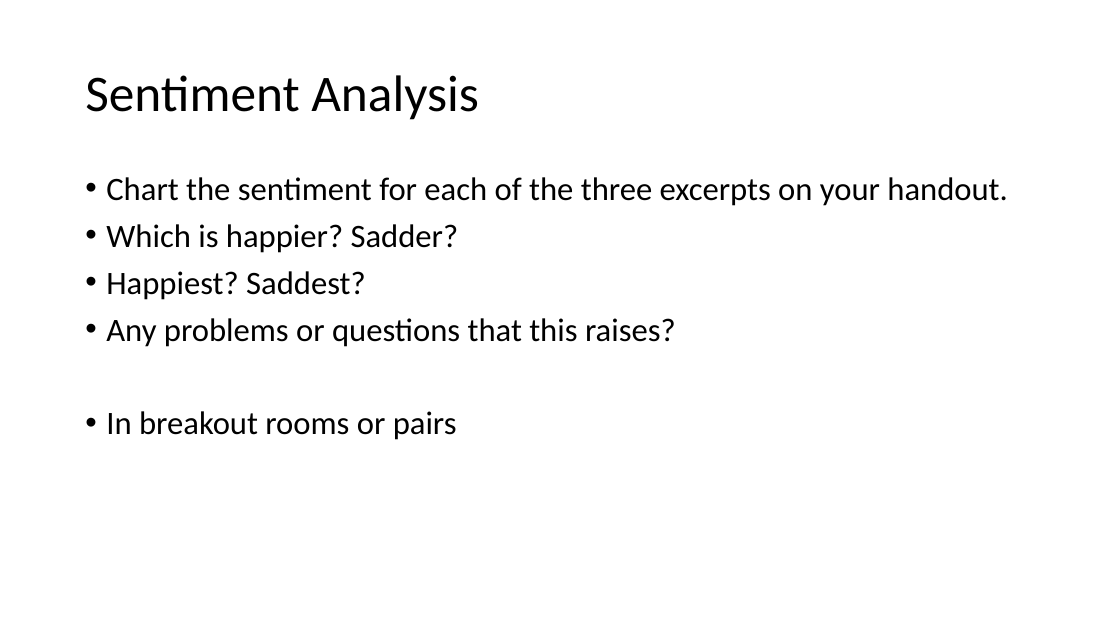
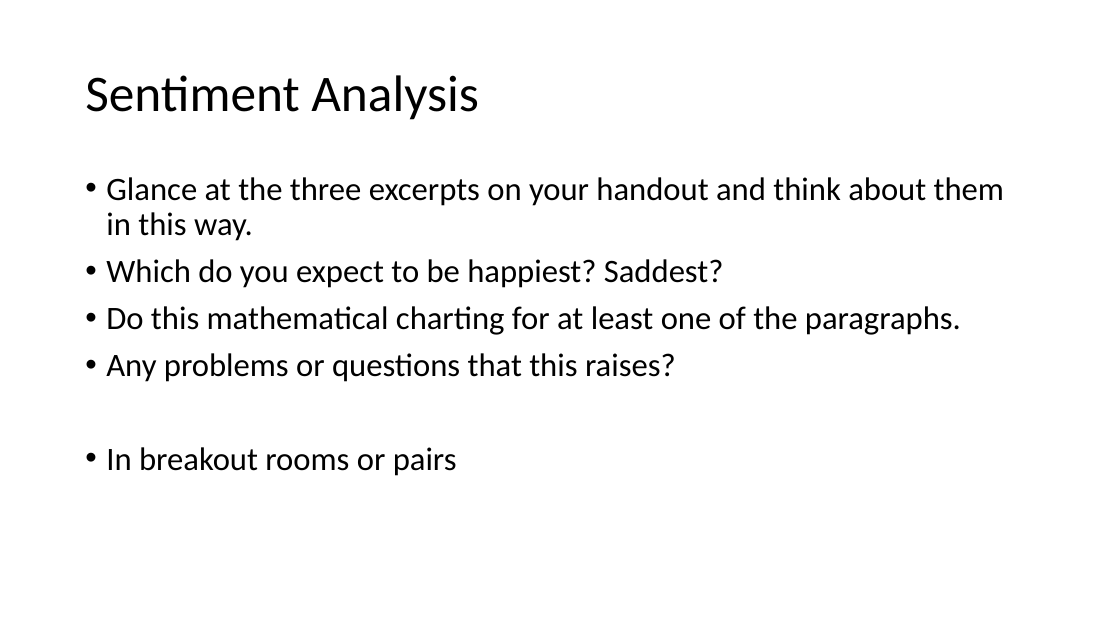
Before and after one commit to scholarslab/praxis, a slide deck: slide 16 of assets/workshop-on-workshops/workshop-on-workshops.pptx (slide 15 before the commit). Drawn at 1120x630 pixels with LibreOffice and Linux fonts; fonts in the diff are those of the drawing. Boxes give left, top, right and bottom in pixels: in the first picture for what was removed or moved away, otherwise in the second. Text is boxed around its words. In the diff, an @@ line names an element or a change of style, - is before the commit and + after.

```diff
--- a/assets/workshop-on-workshops/workshop-on-workshops.pptx
+++ b/assets/workshop-on-workshops/workshop-on-workshops.pptx
@@ text at [106,177,1004,335]: text changed @@
-• Chart the sentiment for each of the three excerpts on your handout.
-• Which is happier? Sadder?
-• Happiest? Saddest?
+• Glance at the three excerpts on your handout and think about them in this way.
+• Which do you expect to be happiest? Saddest?
+• Do this mathematical charting for at least one of the paragraphs.
```
Also in this commit, not shown: 10 other slides changed, 3 slides added, 5 slides removed, 2 other files.
